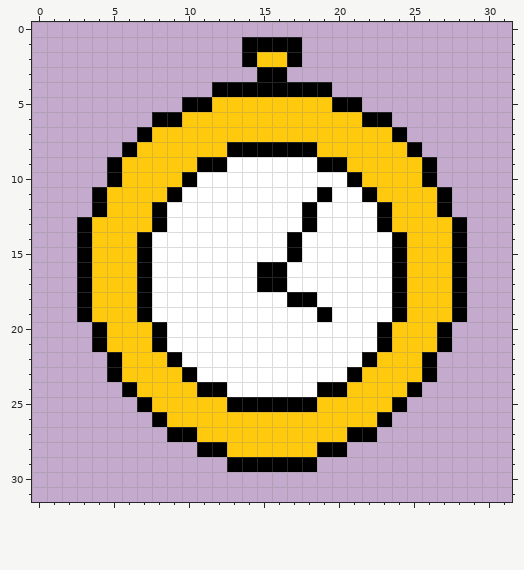
Two states of a pixel-art sprite, images/other/stopwatch.png. Above, as it was before the edit.
The file is 32x32 pixels.
The same view after the edit:
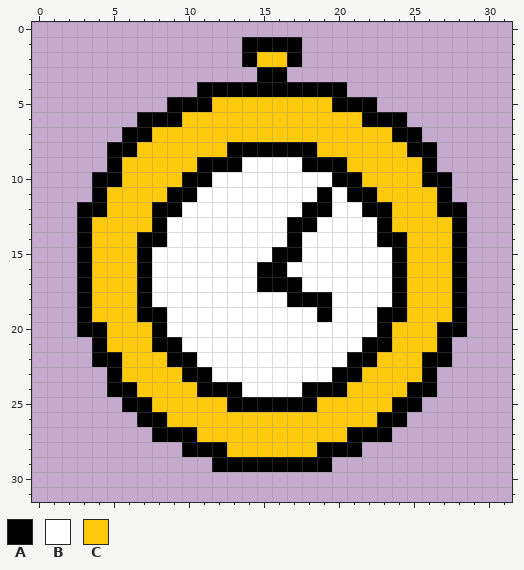
Palette (. is transparent): A #000000  B #ffffff  C #ffc90e
Diff:
y 4: x 11 . -> A; x 20 . -> A
y 5: x 9 . -> A; x 22 . -> A
y 6: x 7 . -> A; x 24 . -> A
y 7: x 6 . -> A; x 25 . -> A
y 8: x 5 . -> A; x 26 . -> A
y 9: x 13 B -> A; x 18 B -> A
y 10: x 4 . -> A; x 11 B -> A; x 20 B -> A; x 27 . -> A
y 11: x 10 B -> A; x 21 B -> A
y 12: x 3 . -> A; x 9 B -> A; x 19 B -> A; x 22 B -> A; x 28 . -> A
y 13: x 17 B -> A
y 14: x 8 B -> A; x 23 B -> A
y 15: x 16 B -> A
y 17: x 17 B -> A
y 18: x 19 B -> A
y 19: x 8 B -> A; x 23 B -> A
y 20: x 3 . -> A; x 28 . -> A
y 21: x 9 B -> A; x 22 B -> A
y 22: x 4 . -> A; x 10 B -> A; x 21 B -> A; x 27 . -> A
y 23: x 11 B -> A; x 20 B -> A
y 24: x 5 . -> A; x 13 B -> A; x 18 B -> A; x 26 . -> A
y 25: x 6 . -> A; x 25 . -> A
y 26: x 7 . -> A; x 24 . -> A
y 27: x 8 . -> A; x 23 . -> A
y 28: x 10 . -> A; x 21 . -> A
y 29: x 12 . -> A; x 19 . -> A
Boxes around the changes in both pictures, in picture pixels (x1, y1, x2, y2):
changed: (77, 82, 467, 472)
